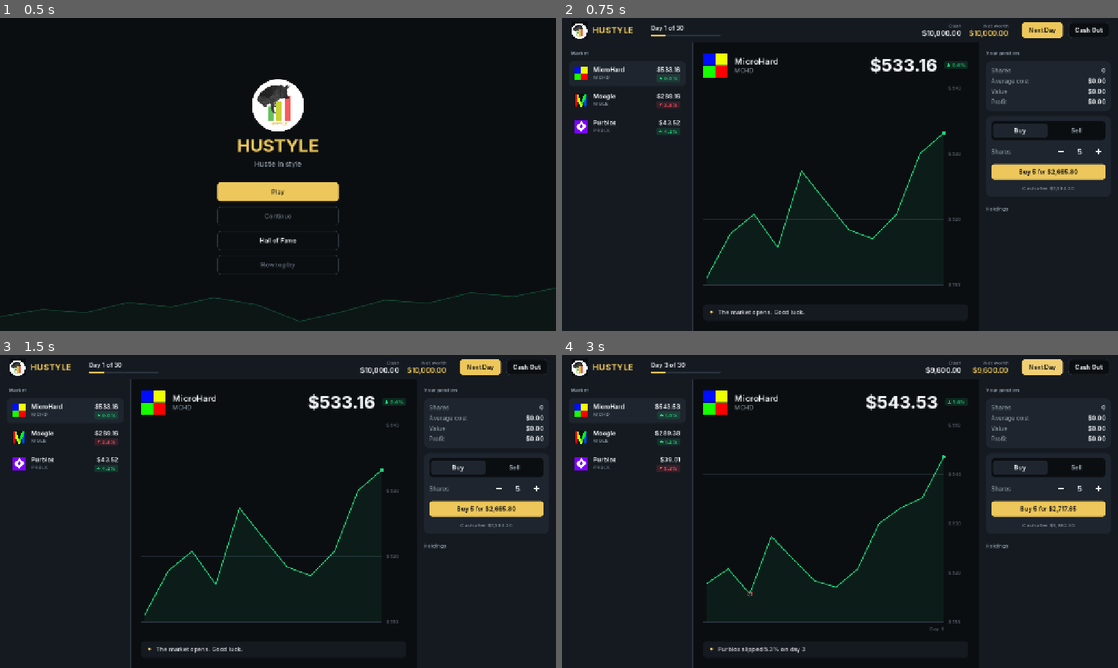
Above: before the commit, frames 1-4 (two rows, left to right).
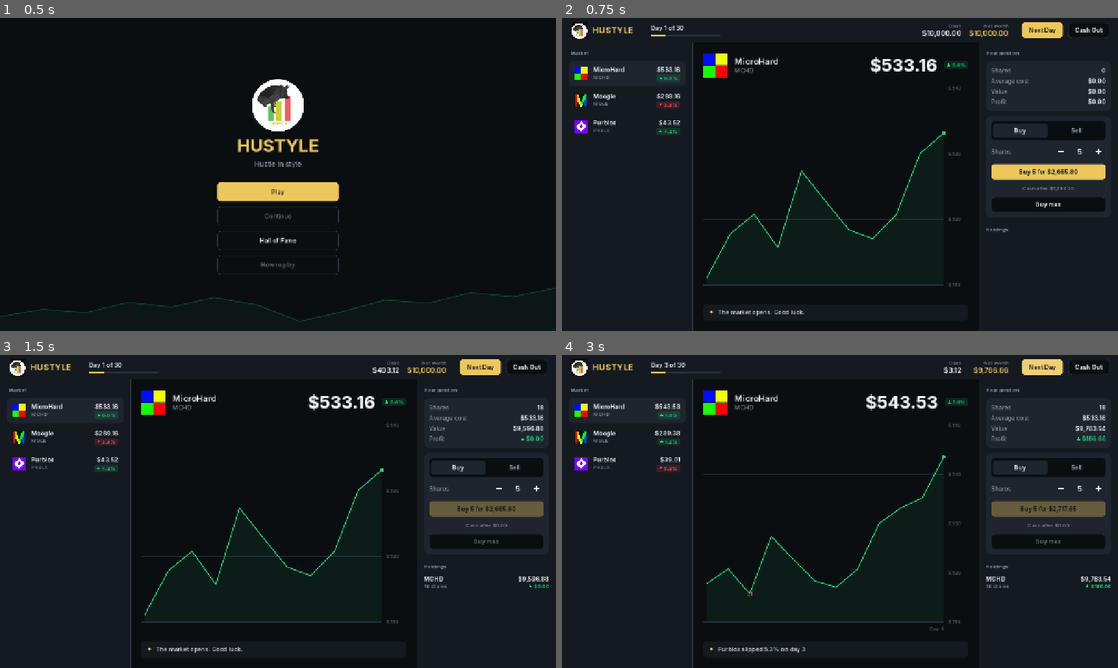
Above: after the commit, the same moments.

Repository: binhnguyeeen/HUSTYLE
Game: Godot game, scene res://scenes/title.tscn
The game is run twice, just before and just after one commit, with the same random seed, the same clock (stepped at 60 frames per second) and the same inputs.
Inputs (mouse positions are in pixels of both pictures, inside the frame that each line leads up to):
- Up to frame 1 (0.5 s): no input
- Up to frame 2 (0.75 s): click "Play" at 0.5 s
- Up to frame 3 (1.5 s): click (489, 542) at 1.25 s, where only the run after the commit has a clickable "Buy max"
- Up to frame 4 (3 s): click "Next Day" at 2 s; click "Next Day" at 2.75 s

Frame 1 is identical in both runs. In frame 2, 0.1% of the frame differs, in the area x 76-98%, y 57-69%; in frame 3, 1.7%; in frame 4, 1.8%, in the area x 65-99%, y 3-75%.

Commit message:
Add buy max and sell all buttons

Diff:
--- a/scripts/autoload/game.gd
+++ b/scripts/autoload/game.gd
@@ -90,6 +90,19 @@
 
 func can_sell(id: String, qty: int) -> bool:
 	return qty > 0 and qty <= shares(id)
+
+
+func max_buy(id: String) -> int:
+	var price: float = Market.prices.get(id, 0.0)
+	return int(floor((cash + 0.0001) / price)) if price > 0.0 else 0
+
+
+func buy_max(id: String) -> void:
+	buy(id, max_buy(id))
+
+
+func sell_all(id: String) -> void:
+	sell(id, shares(id))
 
 
 func buy(id: String, qty: int) -> void:
--- a/scripts/scenes/trading_floor.gd
+++ b/scripts/scenes/trading_floor.gd
@@ -25,6 +25,7 @@
 var less_btn: StepButton
 var more_btn: StepButton
 var action_btn: Button
+var all_btn: Button
 var cash_after: Label
 var holdings_list: VBoxContainer
 var overlay: Control
@@ -247,9 +248,12 @@
 	action_btn = UI.button("", true, 36)
 	action_btn.pressed.connect(_trade)
 	tv.add_child(action_btn)
+	all_btn = UI.button("", false, 36)
+	all_btn.pressed.connect(_trade_all)
 	cash_after = UI.label("", 12, UI.W.REGULAR, C.TEXT2)
 	cash_after.horizontal_alignment = HORIZONTAL_ALIGNMENT_CENTER
 	tv.add_child(cash_after)
+	tv.add_child(all_btn)
 	v.add_child(trade)
 
 	var hl := UI.label("Holdings", 12, UI.W.SEMI, C.TEXT2)
@@ -368,10 +372,14 @@
 		action_btn.text = "Buy %d for %s" % [qty, UI.money(total)]
 		action_btn.disabled = not Game.can_buy(selected, qty)
 		cash_after.text = "Cash after %s" % UI.money(maxf(0.0, Game.cash - total))
+		all_btn.text = "Buy max"
+		all_btn.disabled = Game.max_buy(selected) < 1
 	else:
 		action_btn.text = "Sell %d for %s" % [qty, UI.money(total)]
 		action_btn.disabled = not Game.can_sell(selected, qty)
 		cash_after.text = "Cash after %s" % UI.money(Game.cash + (total if n >= qty else 0.0))
+		all_btn.text = "Sell all"
+		all_btn.disabled = n < 1
 
 	UI.clear(holdings_list)
 	var ids := Game.holdings.keys()
@@ -407,6 +415,13 @@
 		Game.sell(selected, qty)
 
 
+func _trade_all() -> void:
+	if buying:
+		Game.buy_max(selected)
+	else:
+		Game.sell_all(selected)
+
+
 # Overlays
 
 func _show_broke() -> void:
--- a/tools/smoke_test.gd
+++ b/tools/smoke_test.gd
@@ -6,6 +6,10 @@
 func _ready() -> void:
 	Game.new_run()
 	print("day1 prices ", Market.prices)
+	Game.buy_max("mchd")
+	print("buy max mchd shares ", Game.shares("mchd"), " cash ", Game.cash)
+	Game.sell_all("mchd")
+	print("sell all mchd shares ", Game.shares("mchd"), " cash ", Game.cash)
 	Game.buy("prblx", 10)
 	print("after buy cash ", Game.cash, " nw ", Game.net_worth())
 	for i in 5:
